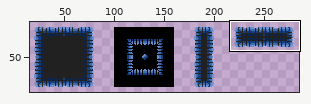
Sprite sheet, stored at Gmtk-2021-bloquinho/Assets/Sprites/Tilesets/Terrain (20x20).png. Above: a wide view before the commit, with the close-up outlined.
Close-up. The starting point:
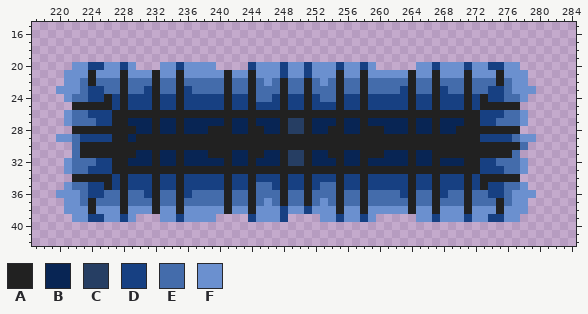
The file is 300x100 pixels. Shown: x 217..284, y 15..42. The wide view leaves out empty margins. The commit also changed other parts of the picture, which this record leaves out.
Palette (. is transparent): A #212121  B #082554  C #263e63  D #174082  E #446cab  F #6b90cf
After the commit:
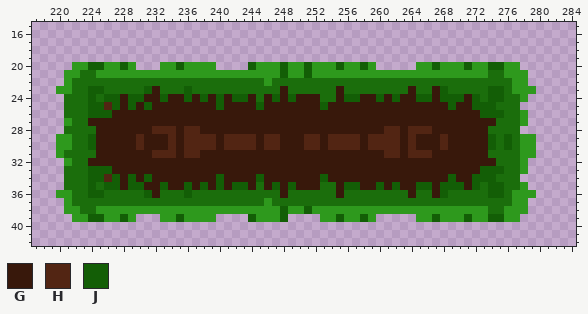
Colours new in this view: G #38180b  H #522513  J #135e06
Difference:
colour E: #446cab -> #1b6e0c
colour F: #6b90cf -> #2e991d
y 20: x 224..225 DD -> JJ; x 228 D -> J; x 235 D -> J; x 244 D -> J; x 248 D -> J; x 251 D -> J; x 255 D -> J; x 258 D -> J; x 267 D -> J; x 271 D -> J; x 274..275 DD -> JJ
y 21: x 223..224 FA -> EE; x 228 A -> F; x 232 A -> F; x 235 A -> F; x 241 A -> F; x 244 A -> F; x 248 D -> J; x 251 D -> J; x 255 A -> F; x 258 A -> F; x 264 A -> F; x 267 A -> F; x 271 A -> F; x 274..275 FA -> EE
y 22: x 222 F -> E; x 224 A -> E; x 228 A -> E; x 232 A -> E; x 235 A -> E; x 241 A -> E; x 244 A -> E; x 248 A -> E; x 251 A -> E; x 253 F -> E; x 255 A -> E; x 258 A -> E; x 264 A -> E; x 267 A -> E; x 271 A -> E; x 275 A -> E
y 23: x 222 F -> E; x 224..225 DD -> JJ; x 228 A -> E; x 231..232 DA -> JG; x 235..236 AD -> EJ; x 241 A -> E; x 244 A -> E; x 248 A -> G; x 251 A -> E; x 255 A -> G; x 258 A -> E; x 263..264 DA -> EG; x 267..268 AD -> GJ; x 271 A -> E; x 274..275 DD -> JJ
y 24: x 221 F -> E; x 224..244 DDADADDDADDADDDDDADDA -> JEJJGJJGGJGGJGJGJGJJG; x 246..252 EDADDAD -> GJGJGGG; x 255..275 ADDADDDDDADDADDDADADD -> GJJGGJGJGGJJGJJJGJEJJ
y 25: x 221..277 .AAAAADADDDADDADDDDDADDADDDADDADDDADDADDDDDADDADDDADAAAAA -> EEEJJHJGJGJGGGGGGGGJGGGGJGGGGGGGJGGGGGGGGGGGGGGGJGGJJJEEE
y 26: x 221 F -> E; x 224..275 DDDAAAAAAAAAAAAAAAAAAAAAAAAAAAAAAAAAAAAAAAAAAAAAADDD -> JJJGGGGGGGGGGGGGGGGGGGGGGGGGGGGGGGGGGGGGGGGGGGGGGJJJ
y 27: x 224..274 EDDAABBBABBABBBBBABBABBBACCABBBABBABBBBBABBABBBAADD -> GGGGGGGGGGGGGGGGGGGGGGGGGGGGGGGGGGGGGGGGGGGGGGGGGGG
y 28: x 221..277 .AAAAAAAABBABBABBBAAABBAABBACCABBAABBAAABBBABBABBAAAAAAAA -> EEEEGGGGGGGHHHGHHGGGGGGGGGGGGGGGGGGGGGGGHHGHHHGGGGGGGEEEE
y 29: x 223..276 DDDDAABAAAAAAAAAAAAAAAAAAAAAAAAAAAAAAAAAAAAAAAAAAADDDD -> EJGGGGGHGGGHGHHHHGHHHHGHHGGGHHGHHHHGHHHHGHGGGHGGGGGJEJ
y 30: x 220..221 .. -> FF; x 223..279 AAAAAAAAAAAAAAAAAAAAAAAAAAAAAAAAAAAAAAAAAAAAAAAAAAAAAAAE. -> EJGGGGGHGGGHGHHHHGHHHHGHHGGGHHGHHHHGHHHHGHGGGHGGGGGJEJEFF
y 31: x 220..221 .. -> FE; x 223..276 AAAAAAABBABBABBBAAABBAABBACCABBAABBAAABBBABBAAAAAAAAAA -> EEGGGGGGGHHHGHHGGGGGGGGGGGGGGGGGGGGGGGHHGHHHGGGGGGGEEE; x 278..279 .. -> FF
y 32: x 224..274 EDDAABBBABBABBBBBABBABBBACCABBBABBABBBBBABBABBBAADD -> GGGGGGGGGGGGGGGGGGGGGGGGGGGGGGGGGGGGGGGGGGGGGGGGGGG
y 33: x 221 F -> E; x 224..275 DDDAAAAAAAAAAAAAAAAAAAAAAAAAAAAAAAAAAAAAAAAAAAAAADDD -> JJJGGGGGGGGGGGGGGGGGGGGGGGGGGGGGGGGGGGGGGGGGGGGGGJJJ
y 34: x 221..277 .AAAAADADDDADDADDDDDADDADDDADDADDDADDADDDDDADDADDDADAAAAA -> EEEJJHJGJGJGGGGGGGGJGGGGJGGGGGGGJGGGGGGGGGGGGGGGJGGJJJEEE
y 35: x 221 F -> E; x 224..244 DDADADDDADDADDDDDADDA -> JEJJGJJGGJGGJGJGJGJJG; x 246..252 EDADDAD -> GJGJGGG; x 255..275 ADDADDDDDADDADDDADADD -> GJJGGJGJGGJJGJJJGJEJJ
y 36: x 222 F -> E; x 224..225 DD -> JJ; x 228 A -> E; x 231..232 DA -> JG; x 235..236 AD -> EJ; x 241 A -> E; x 244 A -> E; x 248 A -> G; x 251 A -> E; x 255 A -> G; x 258 A -> E; x 263..264 DA -> EG; x 267..268 AD -> GJ; x 271 A -> E; x 274..275 DD -> JJ
y 37: x 222 F -> E; x 224 A -> E; x 228 A -> E; x 232 A -> E; x 235 A -> E; x 241 A -> E; x 244 A -> E; x 248 A -> E; x 251 A -> E; x 253 F -> E; x 255 A -> E; x 258 A -> E; x 264 A -> E; x 267 A -> E; x 271 A -> E; x 275 A -> E
y 38: x 223..224 FA -> EE; x 228 A -> F; x 232 A -> F; x 235 A -> F; x 241 A -> F; x 244 A -> F; x 248 D -> J; x 251 D -> J; x 255 A -> F; x 258 A -> F; x 264 A -> F; x 267 A -> F; x 271 A -> F; x 274..275 FA -> EE
y 39: x 224..225 DD -> JJ; x 228 D -> J; x 235 D -> J; x 244 D -> J; x 248 D -> J; x 255 D -> J; x 258 D -> J; x 267 D -> J; x 271 D -> J; x 274..275 DD -> JJ
Changed places in both close-ups, as pixel boxes (x1, y1, x2, y2):
changed: (56, 62, 536, 222)
